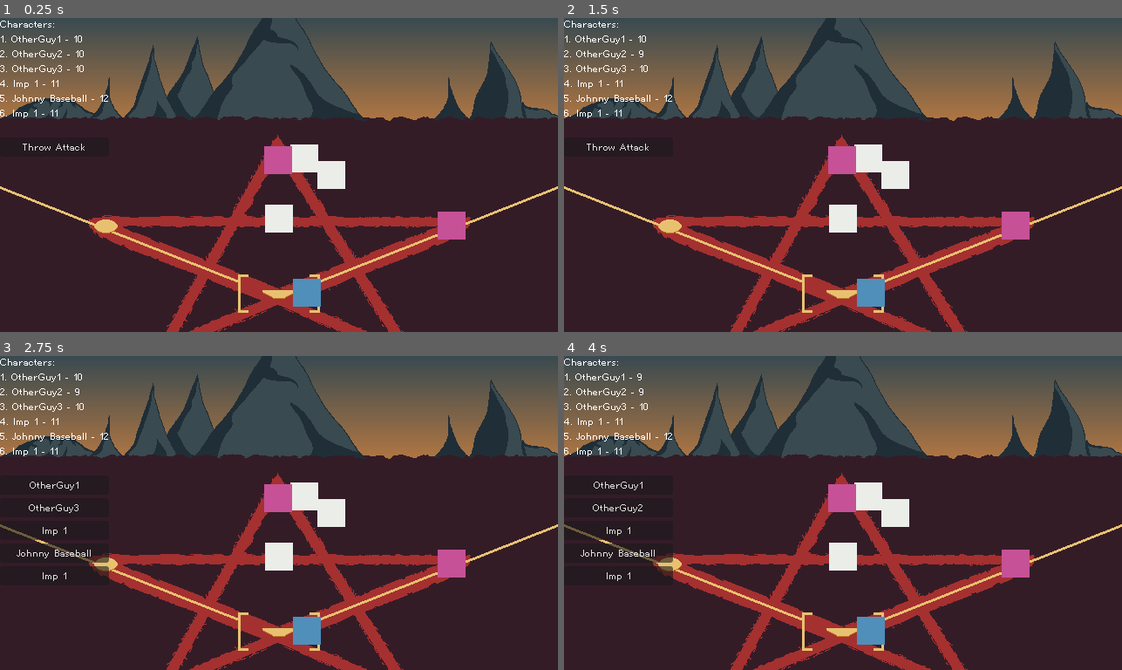
Above: before the commit, frames 1-4 (two rows, left to right).
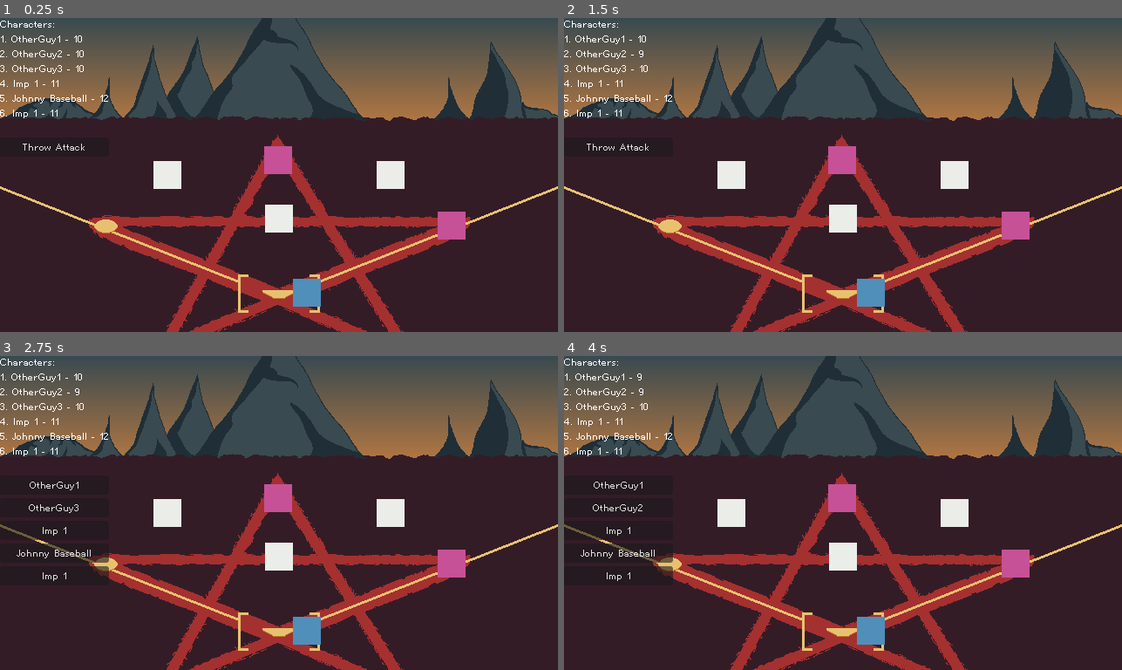
Above: after the commit, the same moments.

Repository: JacquesJajo/ludum-dare-59
Game: Godot game, scene res://scenes/game.tscn
The game is run twice, just before and just after one commit, with the same random seed, the same clock (stepped at 60 frames per second) and the same inputs.
Inputs:
- Up to frame 1 (0.25 s): no input
- Up to frame 2 (1.5 s): click "Throw Attack" at 0.5 s; click "OtherGuy2" at 1.25 s
- Up to frame 3 (2.75 s): click "Throw Attack" at 2 s
- Up to frame 4 (4 s): click "OtherGuy1" at 2.75 s; click "Throw Attack" at 3.5 s

The runs differ from the first frame. In frame 1, 1.7% of the frame differs, in the area x 27-73%, y 40-55%; in frame 2, 1.7%; in frame 3, 1.7%; in frame 4, 1.7%.

Commit message:
fielding spots

Diff:
--- a/scenes/baseball_arena.tscn
+++ b/scenes/baseball_arena.tscn
@@ -9,6 +9,7 @@
 [ext_resource type="PackedScene" uid="uid://dqg0g4oc7fwke" path="res://scenes/actions/hit_and_run_attack.tscn" id="4_8b67c"]
 [ext_resource type="Texture2D" uid="uid://cb07s60lb03ed" path="res://sprites/placeholders.png" id="5_kx73q"]
 [ext_resource type="PackedScene" uid="uid://dcsq7s5u5wjtb" path="res://scenes/actions/throw_attack.tscn" id="5_woeuh"]
+[ext_resource type="Script" uid="uid://bnssbpa08hulc" path="res://scripts/fielding_spots_manager.gd" id="9_bdoy6"]
 [ext_resource type="Script" uid="uid://2tk6o53m72bd" path="res://scenes/base_manager.gd" id="9_qrtu0"]
 [ext_resource type="PackedScene" uid="uid://bgpecv6xp6537" path="res://scenes/gfx_manager.tscn" id="10_p75ep"]
 [ext_resource type="PackedScene" uid="uid://woop0y3j8ulp" path="res://scenes/character_sprite.tscn" id="11_owi6g"]
@@ -30,13 +31,14 @@
 [node name="Background" type="Sprite2D" parent="."]
 texture = ExtResource("1_woeuh")
 
-[node name="CharacterManager" parent="." node_paths=PackedStringArray("ui_layer", "character_list", "action_manager", "gfx_manager", "base_manager", "pitcher_plate") instance=ExtResource("1_hv8q3")]
+[node name="CharacterManager" parent="." node_paths=PackedStringArray("ui_layer", "character_list", "action_manager", "gfx_manager", "base_manager", "pitcher_plate", "fielding_spots_manager") instance=ExtResource("1_hv8q3")]
 ui_layer = NodePath("../UILayer")
 character_list = [NodePath("JohnnyBaseball"), NodePath("OtherGuy1"), NodePath("OtherGuy2"), NodePath("OtherGuy3"), NodePath("Imp1"), NodePath("Imp2")]
 action_manager = NodePath("../ActionManager")
 gfx_manager = NodePath("../GFXManager")
 base_manager = NodePath("../Bases")
 pitcher_plate = NodePath("../PitcherPlate")
+fielding_spots_manager = NodePath("../FieldingSpots")
 
 [node name="JohnnyBaseball" parent="CharacterManager" node_paths=PackedStringArray("gfx") instance=ExtResource("2_jtmev")]
 character_name = "Johnny Baseball"
@@ -131,6 +133,15 @@
 [node name="PitcherPlate" type="Node2D" parent="."]
 position = Vector2(0, 50)
 
+[node name="FieldingSpots" type="Node2D" parent="."]
+script = ExtResource("9_bdoy6")
+
+[node name="FieldingSpot1" type="Node2D" parent="FieldingSpots"]
+position = Vector2(-128, 0)
+
+[node name="FieldingSpot2" type="Node2D" parent="FieldingSpots"]
+position = Vector2(128, 0)
+
 [node name="GFXManager" parent="." instance=ExtResource("10_p75ep")]
 
 [node name="JohnnyBaseball" parent="GFXManager" instance=ExtResource("11_owi6g")]
--- a/scenes/characters/character_manager.gd
+++ b/scenes/characters/character_manager.gd
@@ -12,6 +12,7 @@
 
 @export var base_manager: BaseManager
 @export var pitcher_plate: Node2D
+@export var fielding_spots_manager: FieldingSpotsManager
 
 var character_index: int = 0
 
@@ -24,6 +25,8 @@
 func start() -> void:
 	character_index = 0
 	base_manager.build_list()
+	fielding_spots_manager.build_list()
+	var fielder_count: int = 0
 
 	for character: Character in character_list:
 		if character.is_pitcher():
@@ -33,7 +36,11 @@
 		elif character.is_on_base():
 			character.gfx.position = base_manager.bases[character.initial_base_index]
 		elif character.is_fielder():
-			character.gfx.position = Vector2(randi_range(-128, 128), randi_range(-32, 32))
+			if fielder_count % 2 == 0: # may change this its a bit ugly
+				character.gfx.position = fielding_spots_manager.spots[0]
+			else:
+				character.gfx.position = fielding_spots_manager.spots[1]
+			fielder_count += 1
 		character.base_manager = base_manager
 
 		character.roll_initiative()
--- /dev/null
+++ b/scripts/fielding_spots_manager.gd
@@ -0,0 +1,9 @@
+extends Node2D
+
+class_name FieldingSpotsManager
+
+var spots: Array[Vector2]
+
+func build_list() -> void:
+	for child in get_children():
+		spots.append(child.position)
Not shown: 1 places in scenes/baseball_arena.tscn that only renumber resources
Not shown, added: scripts/fielding_spots_manager.gd.uid
